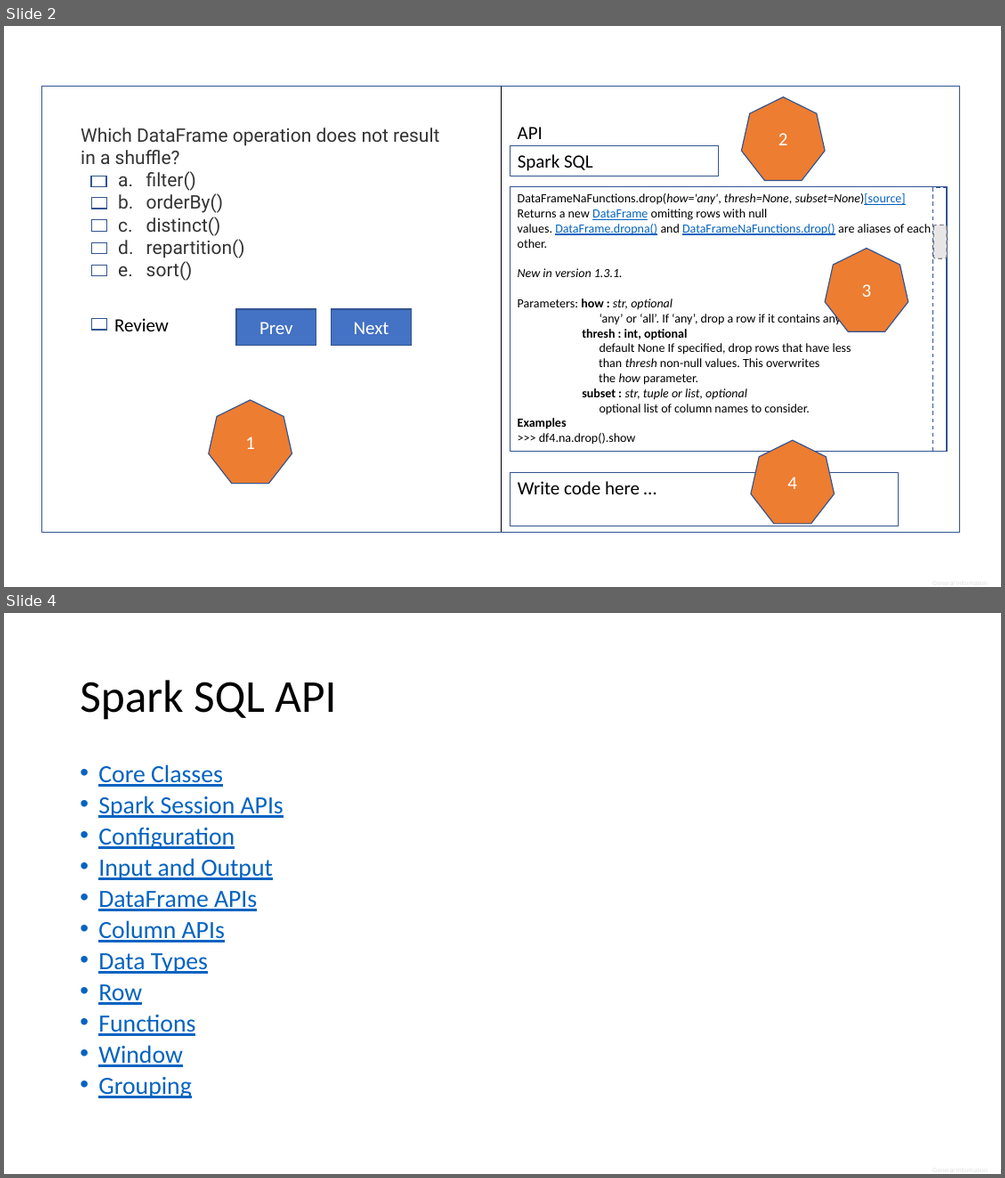
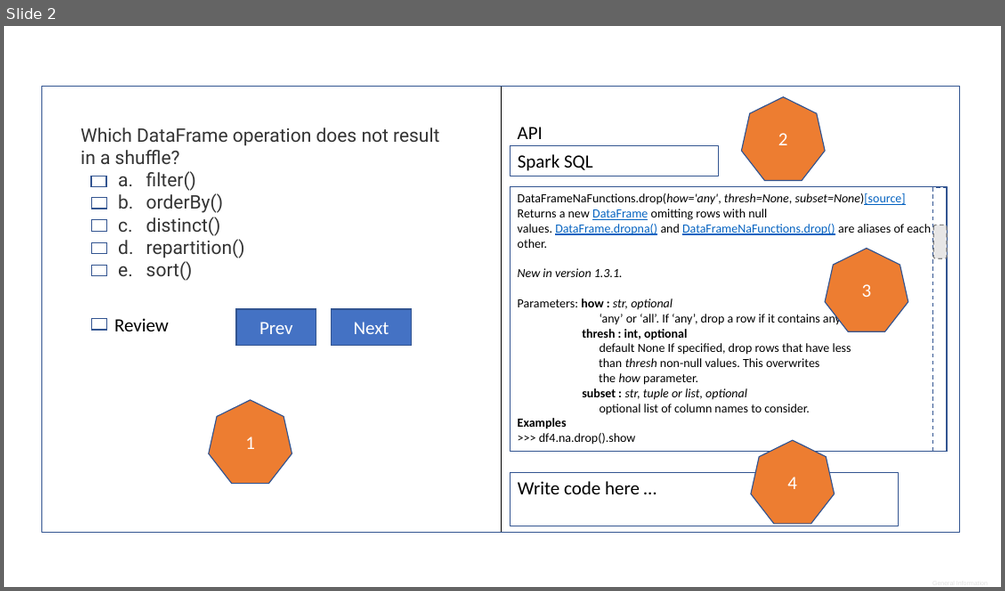
Before and after one commit to misbah-uddin/medium-articles, a slide deck: spark/developer_associate_certification/diagrams.pptx. Shown one above the other, each under a label of ours: slides 2 and 4 before the commit, slide 2 after it; the slides between them are not shown. The pictures are 1005x1178 and 1005x591 pixels, drawn with LibreOffice and Linux fonts; fonts in the diff are those of the drawing. Boxes give left, top, right and bottom in pixels: in the first picture for what was removed or moved away, otherwise in the second. Text is boxed around its words. In the diff, an @@ line names an element or a change of style, - is before the commit and + after.

```diff
--- a/spark/developer_associate_certification/diagrams.pptx
+++ b/spark/developer_associate_certification/diagrams.pptx
@@ slide 4 removed at (x1=4, y1=613, x2=1001, y2=1174), background #FFFFFF @@
@@ title removed at (x1=80, y1=680, x2=336, y2=720) @@
-Spark SQL API
@@ text removed at (x1=98, y1=764, x2=283, y2=1098) @@
-• Core Classes
-• Spark Session APIs
-• Configuration
-• Input and Output
-• DataFrame APIs
-• Column APIs
-• Data Types
-• Row
-• Functions
-• Window
-• Grouping
```
Also in this commit, not shown: 1 other slide removed, 1 other file.
